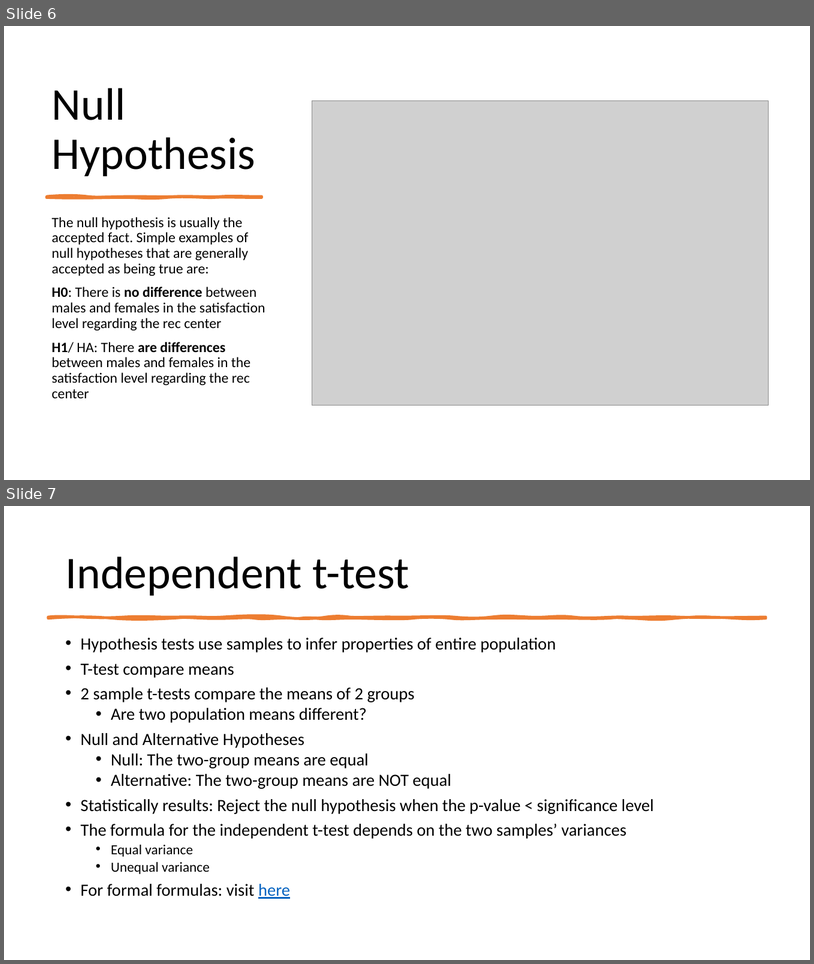
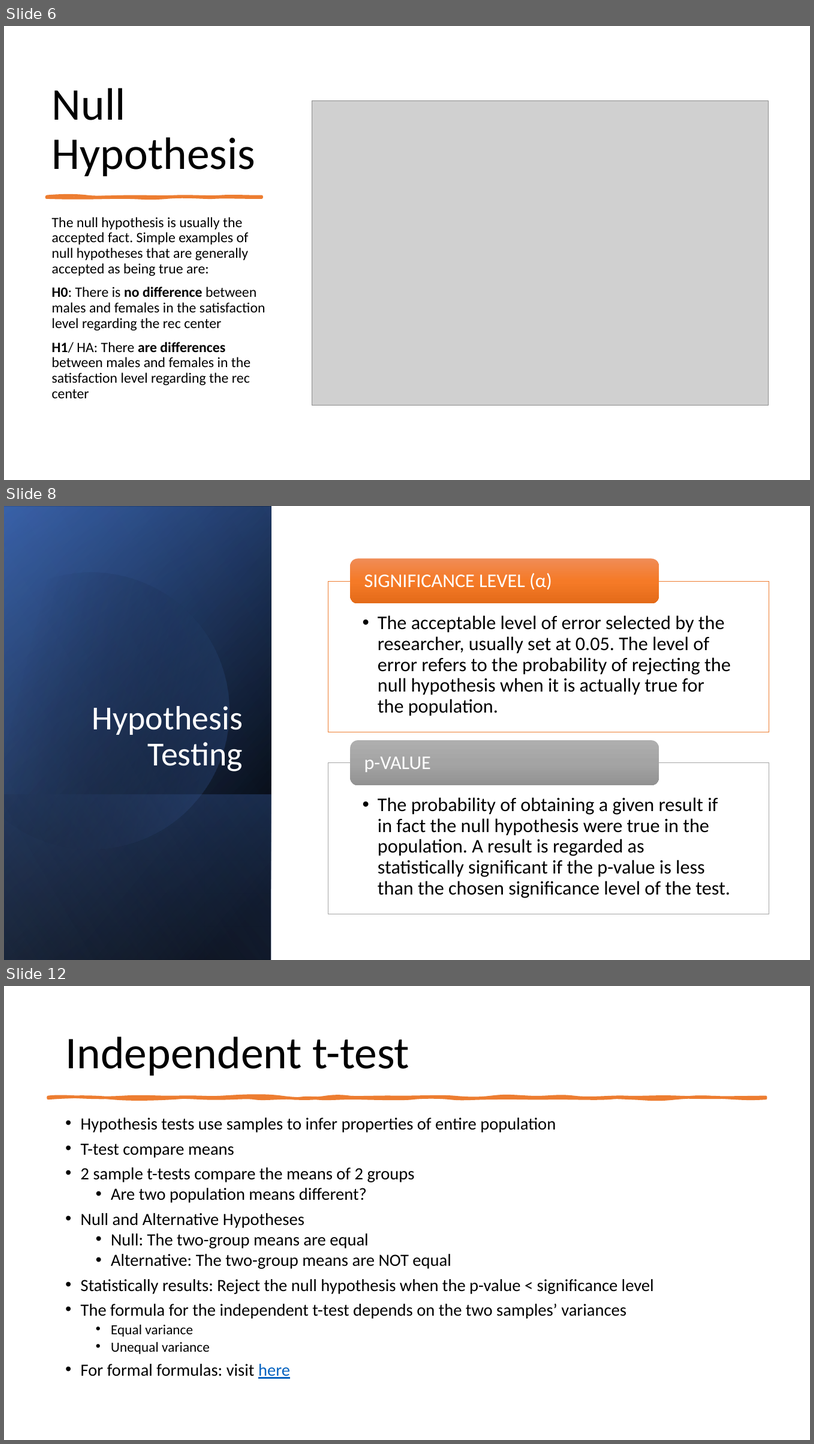
Before and after one commit to mikenguyen13/mar4050, a slide deck: lectures/10/2_Research Presentation.pptx. Shown one above the other, each under a label of ours: slides 6 and 7 before the commit, slides 6, 8 and 12 after it; the slides between them are not shown. The pictures are 814x964 and 814x1444 pixels, drawn with LibreOffice and Linux fonts; fonts in the diff are those of the drawing; grey boxes stand for pictures. Boxes give left, top, right and bottom in pixels: in the first picture for what was removed or moved away, otherwise in the second. Text is boxed around its words. In the diff, an @@ line names an element or a change of style, - is before the commit and + after.

```diff
--- a/lectures/10/2_Research Presentation.pptx
+++ b/lectures/10/2_Research Presentation.pptx
@@ slide 8 added at <box>4,506,810,960</box>, background #FFFFFF @@
@@ rectangle added at <box>4,506,272,960</box>, fill gradient #000000 to #2F5597 @@
@@ rectangle added at <box>4,507,272,960</box>, fill gradient #000000 to #4472C4 @@
@@ rectangle added at <box>4,506,272,960</box>, fill gradient #000000 to #8FAADC @@
@@ freeform shape added at <box>4,540,263,877</box>, fill gradient #000000 to #4472C4 @@
@@ title added at <box>92,706,243,771</box>, 40 pt, text #FFFFFF @@
+Hypothesis Testing
@@ group added at <box>328,559,769,914</box>: 4 texts, 2 rectangles, 2 rounded rectangles @@
+  • The acceptable level of error selected by the researcher, usually set at 0.05. The level of error refers to the probability of rejecting the null hypothesis when it is actually true for the population.
+SIGNIFICANCE LEVEL (α)
+  • The probability of obtaining a given result if in fact the null hypothesis were true in the population. A result is regarded as statistically significant if the p-value is less than the chosen significance level of the test.
+p-VALUE
@@ rectangle added at <box>4,794,272,960</box>, fill gradient #4472C4 to #000000 @@
@@ what was slide 7 is now slide 12 @@
```
Also in this commit, not shown: 4 other slides added, 21 other files.
